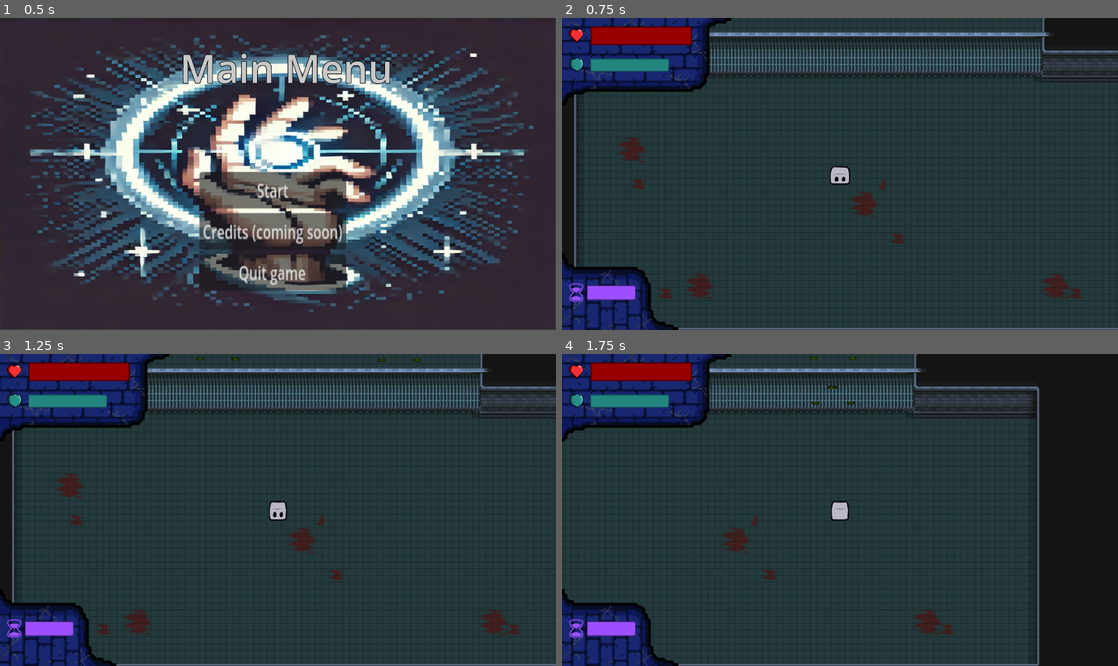
Above: before the commit, frames 1-4 (two rows, left to right).
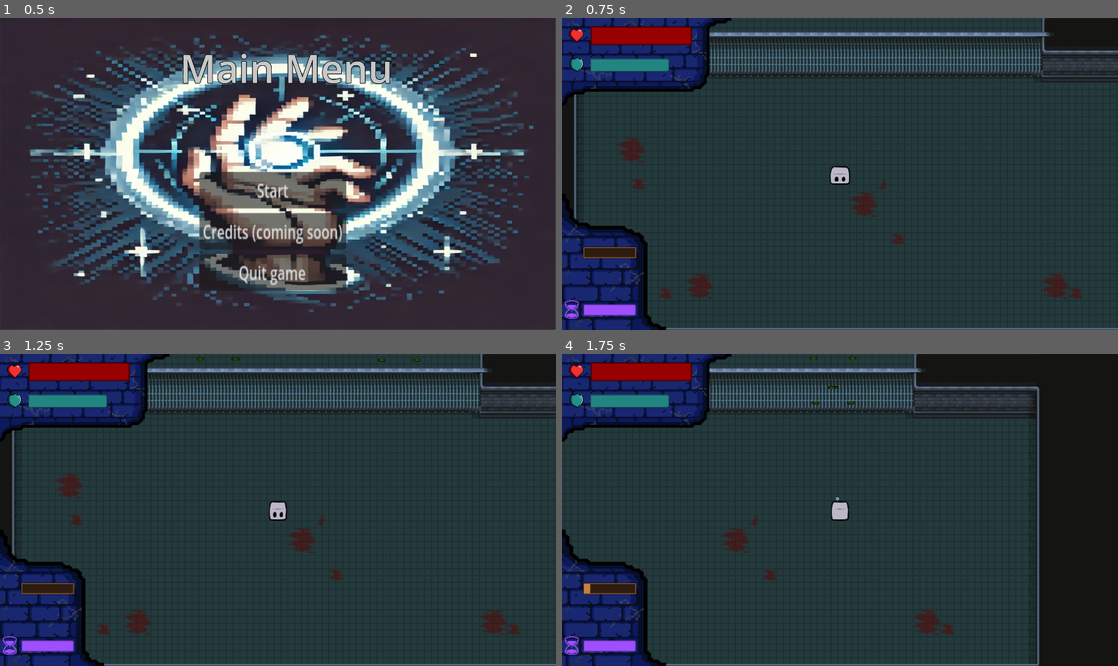
Above: after the commit, the same moments.

Repository: TheMilanMiracle/pyramid-scam-games-game
Game: Godot game, scene res://scenes/UI/main_menu.tscn
Two runs of this game, one before a commit and one after it. Both use one fixed random seed, a clock stepped at 60 frames per second and the inputs below. The engine's default icon, where the game draws it, is replaced by a stand-in: a white triangle on a blue panel in a dark square.
Inputs (mouse positions are in pixels of both pictures, inside the frame that each line leads up to):
- Up to frame 1 (0.5 s): no input
- Up to frame 2 (0.75 s): click "Start" at 0.5 s
- Up to frame 3 (1.25 s): no input
- Up to frame 4 (1.75 s): tap Enter at 1.25 s; move the mouse to (962, 494) at 1.27 s; hold D (right) from 1.28 s (still down); hold F (force) from 1.28 s (still down); click (962, 494) at 1.42 s

Frame 1 is identical in both runs. In frame 2, 4.2% of the frame differs, in the area x 0-21%, y 63-100%; in frame 3, 4.2%; in frame 4, 4.4%, in the area x 0-50%, y 45-100%.

Commit message:
add player shooting and related mechanics

Diff:
--- /dev/null
+++ b/juego-single/scenes/entities/bullet.tscn
@@ -0,0 +1,17 @@
+[gd_scene load_steps=4 format=3 uid="uid://s810pb4e6asq"]
+
+[ext_resource type="Script" path="res://scripts/entities/bullet.gd" id="1_063qn"]
+[ext_resource type="Texture2D" uid="uid://bqqnlamsq74sk" path="res://assets/tmm/orb-32x32.png" id="2_dcpt2"]
+
+[sub_resource type="CircleShape2D" id="CircleShape2D_03ydt"]
+radius = 7.0
+
+[node name="bullet" type="Area2D"]
+collision_mask = 2
+script = ExtResource("1_063qn")
+
+[node name="CollisionShape2D" type="CollisionShape2D" parent="."]
+shape = SubResource("CircleShape2D_03ydt")
+
+[node name="Sprite2D" type="Sprite2D" parent="."]
+texture = ExtResource("2_dcpt2")
--- a/juego-single/scenes/entities/enemy.tscn
+++ b/juego-single/scenes/entities/enemy.tscn
@@ -59,7 +59,8 @@
 
 [node name="Enemy" type="RigidBody2D"]
 position = Vector2(534, 153)
-collision_mask = 17
+collision_layer = 2
+collision_mask = 15
 gravity_scale = 0.0
 script = ExtResource("1_j2uv2")
 
--- a/juego-single/scenes/entities/enemy_bullet.tscn
+++ b/juego-single/scenes/entities/enemy_bullet.tscn
@@ -8,6 +8,8 @@
 
 [node name="enemyBullet" type="Area2D"]
 show_behind_parent = true
+light_mask = 8
+visibility_layer = 15
 collision_layer = 17
 script = ExtResource("1_gqclq")
 
--- a/juego-single/scenes/player/player.tscn
+++ b/juego-single/scenes/player/player.tscn
@@ -244,6 +244,23 @@
 border_color = Color(0.353685, 0.1767, 0.57, 1)
 corner_radius_top_right = 5
 corner_radius_bottom_right = 5
+
+[sub_resource type="StyleBoxFlat" id="StyleBoxFlat_34dlb"]
+bg_color = Color(0.18, 0.1149, 0.054, 1)
+border_width_left = 2
+border_width_top = 2
+border_width_right = 2
+border_width_bottom = 2
+border_color = Color(0.568627, 0.364706, 0.172549, 1)
+shadow_size = 2
+
+[sub_resource type="StyleBoxFlat" id="StyleBoxFlat_8qe2y"]
+bg_color = Color(0.788235, 0.501961, 0.235294, 1)
+border_width_left = 2
+border_width_top = 2
+border_width_right = 2
+border_width_bottom = 2
+border_color = Color(0.57, 0.36385, 0.171, 1)
 
 [sub_resource type="AnimationNodeBlendSpace2D" id="AnimationNodeBlendSpace2D_b8l85"]
 
@@ -312,6 +329,7 @@
 transitions = ["Start", "idle", SubResource("AnimationNodeStateMachineTransition_1yi5g"), "idle", "attack", SubResource("AnimationNodeStateMachineTransition_mw1cd"), "attack", "idle", SubResource("AnimationNodeStateMachineTransition_qkddy")]
 
 [node name="Player" type="CharacterBody2D"]
+collision_mask = 6
 script = ExtResource("1_mos1g")
 
 [node name="CollisionShape" type="CollisionShape2D" parent="."]
@@ -326,6 +344,11 @@
 libraries = {
 "": SubResource("AnimationLibrary_rd48s")
 }
+
+[node name="BulletPivot" type="Node2D" parent="."]
+
+[node name="BulletMarker" type="Marker2D" parent="BulletPivot"]
+position = Vector2(57, 0)
 
 [node name="Pivot" type="Node2D" parent="."]
 
@@ -352,6 +375,13 @@
 [node name="DamagedTimer" type="Timer" parent="."]
 wait_time = 10.0
 one_shot = true
+
+[node name="OverheatTimer" type="Timer" parent="."]
+wait_time = 3.0
+one_shot = true
+
+[node name="DecreaseHeatTimer" type="Timer" parent="."]
+wait_time = 0.8
 
 [node name="UI" type="CanvasLayer" parent="."]
 process_mode = 3
@@ -370,14 +400,12 @@
 anchors_preset = 2
 anchor_top = 1.0
 anchor_bottom = 1.0
+offset_top = -336.0
 offset_right = 306.0
-offset_bottom = 286.0
 grow_vertical = 0
-rotation = -1.5708
+scale = Vector2(0.84, 1)
 texture = ExtResource("7_736c4")
 expand_mode = 1
-stretch_mode = 4
-flip_v = true
 
 [node name="HearthIcon" type="TextureRect" parent="UI"]
 offset_left = 12.0
@@ -432,10 +460,10 @@
 
 [node name="CooldownIcon" type="TextureRect" parent="UI"]
 modulate = Color(0.615686, 0.309804, 1, 1)
-offset_left = 9.0
-offset_top = 650.0
-offset_right = 70.0
-offset_bottom = 702.0
+offset_left = -2.0
+offset_top = 692.0
+offset_right = 59.0
+offset_bottom = 744.0
 texture = ExtResource("12_1a3og")
 expand_mode = 1
 stretch_mode = 4
@@ -445,13 +473,28 @@
 anchors_preset = 2
 anchor_top = 1.0
 anchor_bottom = 1.0
-offset_left = 61.0
-offset_top = -110.0
-offset_right = 181.0
-offset_bottom = -74.0
+offset_left = 53.0
+offset_top = -63.0
+offset_right = 182.0
+offset_bottom = -35.0
 grow_vertical = 0
 theme_override_styles/background = SubResource("StyleBoxFlat_0ulmc")
 theme_override_styles/fill = SubResource("StyleBoxFlat_1lq0n")
+value = 50.0
+show_percentage = false
+
+[node name="HeatBar" type="ProgressBar" parent="UI"]
+anchors_preset = 4
+anchor_top = 0.5
+anchor_bottom = 0.5
+offset_left = 53.0
+offset_top = 180.0
+offset_right = 182.0
+offset_bottom = 207.0
+grow_vertical = 2
+theme_override_styles/background = SubResource("StyleBoxFlat_34dlb")
+theme_override_styles/fill = SubResource("StyleBoxFlat_8qe2y")
+step = 1.0
 value = 50.0
 show_percentage = false
 
--- a/juego-single/scenes/player/slow_area.tscn
+++ b/juego-single/scenes/player/slow_area.tscn
@@ -7,6 +7,7 @@
 radius = 200.0
 
 [node name="SlowArea" type="Area2D"]
+collision_mask = 7
 script = ExtResource("1_drs0c")
 
 [node name="SlowAreaSprite" type="Sprite2D" parent="."]
--- a/juego-single/scenes/rooms/basic_level.tscn
+++ b/juego-single/scenes/rooms/basic_level.tscn
@@ -893,8 +893,8 @@
 8:21/0 = 0
 
 [sub_resource type="TileSet" id="TileSet_xsfen"]
-physics_layer_0/collision_layer = 9
-physics_layer_0/collision_mask = 9
+physics_layer_0/collision_layer = 4
+physics_layer_0/collision_mask = 3
 terrain_set_0/mode = 0
 terrain_set_0/terrain_0/name = "floor"
 terrain_set_0/terrain_0/color = Color(0.5, 0.34375, 0.25, 1)
--- a/juego-single/scenes/world.tscn
+++ b/juego-single/scenes/world.tscn
@@ -24,6 +24,8 @@
 
 [node name="BulletsKillzone" type="Area2D" parent="."]
 position = Vector2(1995, 1984)
+collision_layer = 4
+collision_mask = 6
 script = ExtResource("7_qjbmy")
 
 [node name="BulletKillzoneShape" type="CollisionShape2D" parent="BulletsKillzone"]
--- /dev/null
+++ b/juego-single/scripts/entities/bullet.gd
@@ -0,0 +1,38 @@
+class_name Bullet
+extends Area2D
+
+signal bullet_died()
+
+const speed: int = 800
+
+func _ready() -> void:
+	body_entered.connect(_on_body_entered)
+	area_entered.connect(_on_area_entered)
+
+func take_damage_en():
+	queue_free()
+
+func _physics_process(delta: float) -> void:
+	position += speed * transform.y * delta
+
+
+func _on_body_entered(body: Node2D):
+	if body.has_method("take_damage"):
+		body.take_damage()
+		queue_free()
+	if body.has_method("take_damage_en"):
+		body.take_damage_en()
+		queue_free()
+
+	bullet_died.emit()
+
+
+func _on_area_entered(body: Area2D):
+	if body.has_method("take_damage"):
+		body.take_damage()
+		queue_free()
+
+	if body.has_method("defense"):
+		queue_free()
+
+	bullet_died.emit()
--- a/juego-single/scripts/player/player.gd
+++ b/juego-single/scripts/player/player.gd
@@ -4,6 +4,8 @@
 @onready var pivot: Node2D = $Pivot
 @onready var on_damage_timer: Timer = $OnDamageTimer
 @onready var damaged_timer: Timer = $DamagedTimer
+@onready var overheat_timer: Timer = $OverheatTimer
+@onready var decrease_heat_timer: Timer = $DecreaseHeatTimer
 
 @onready var animation_player: AnimationPlayer = $AnimationPlayer
 @onready var animation_tree: AnimationTree = $AnimationTree
@@ -13,6 +15,7 @@
 @onready var death_menu: Control = $UI/death_menu
 @onready var shield_cd_bar: ProgressBar = $UI/ShieldCDBar
 @onready var shield_bar: ProgressBar = $UI/ShieldBar
+@onready var heat_bar: ProgressBar = $UI/HeatBar
 @onready var cooldown_progress: ProgressBar = %CooldownProgress
 @onready var victory_menu: Control = $UI/victory_menu
 
@@ -21,6 +24,9 @@
 @export var HEALTH: int = 10
 @export var SHIELD: int = 5
 @export var MAX_SHIELD: int = 5
+var HEAT: int = 0
+const MAX_HEAT: int = 10
+var overheated: bool = false
 
 var defaultColor: Color
 var damageColor: Color = Color(0.8, 0.2, 0.4, 1.)
@@ -35,12 +41,17 @@
 
 	on_damage_timer.timeout.connect(func():sprite.modulate = defaultColor)
 	damaged_timer.timeout.connect(func():SHIELD=MAX_SHIELD; shield_bar.value = SHIELD)
+	overheat_timer.timeout.connect(_on_heat_reset)
+	decrease_heat_timer.timeout.connect(_on_heat_decrease)
 
 	health_bar.max_value = HEALTH
 	health_bar.value = HEALTH
 
 	shield_bar.max_value = SHIELD
 	shield_bar.value = SHIELD
+
+	heat_bar.max_value = 100
+	heat_bar.value = 0
 
 	slow_area_cooldown_timer = slow_area.cooldown_timer
 	cooldown_progress.value = 100
@@ -54,6 +65,15 @@
 	if slow_area_cooldown_timer.time_left:
 		cooldown_progress.value = (slow_area_cooldown_timer.wait_time - slow_area_cooldown_timer.time_left)\
 								/ slow_area_cooldown_timer.wait_time * 100
+
+	if overheated:
+		heat_bar.value = overheat_timer.time_left / overheat_timer.wait_time * 100
+	else:
+		heat_bar.value = float(HEAT) / float(MAX_HEAT) * 100
+
+	print("value %d" % heat_bar.value)
+	if not overheated: print("calc %f" % (HEAT / MAX_HEAT * 100))
+	print("HEAT %d" % HEAT)
 
 	#MOVEMENT
 	var Xdirection = Input.get_axis("left", "right")
@@ -75,6 +95,13 @@
 
 	update_animation_parameters()
 	move_and_slide()
+
+
+func _input(event: InputEvent) -> void:
+	if event is InputEventMouseButton and event.is_pressed():
+		match event.button_index:
+			MOUSE_BUTTON_LEFT:
+				_shoot()
 
 
 func victory() -> void:
@@ -103,6 +130,49 @@
 		get_tree().paused = true
 
 
+func _shoot() -> void:
+	if not overheated:
+		var pivot = $"BulletPivot"
+		var marker = $"BulletPivot/BulletMarker"
+		var bullet_color = Color(0.6, 0.7, 0.8)
+		var bullet = load("res://scenes/entities/bullet.tscn")
+
+		pivot.look_at(get_global_mouse_position())
+
+		bullet = bullet.instantiate()
+		bullet.modulate = bullet_color
+		get_parent().add_child(bullet)
+
+		bullet.global_position = marker.global_position
+		bullet.rotation = pivot.rotation - PI/2
+
+		HEAT = min(HEAT + 1, MAX_HEAT)
+		decrease_heat_timer.start()
+
+		if HEAT == MAX_HEAT:
+			_overheat()
+
+func _on_heat_decrease() -> void:
+	if overheated:
+		return
+
+	HEAT = max(HEAT - 1, 0)
+
+
+func _overheat() -> void:
+	overheated = true
+	overheat_timer.start()
+
+	heat_bar.get_theme_stylebox("fill").bg_color = Color("c9283c")
+
+
+func _on_heat_reset() -> void:
+	overheated = false
+	HEAT = 0
+
+	heat_bar.get_theme_stylebox("fill").bg_color = Color("c9803c")
+
+
 func update_animation_parameters() -> void:
 	animation_tree["parameters/conditions/idle_or_moving"] = true
 
Binary file added: juego-single/assets/tmm/orb-32x32.png
Not shown, added: juego-single/assets/tmm/orb-32x32.png.import
Not shown: 1 places in juego-single/scenes/player/player.tscn that only renumber resources
